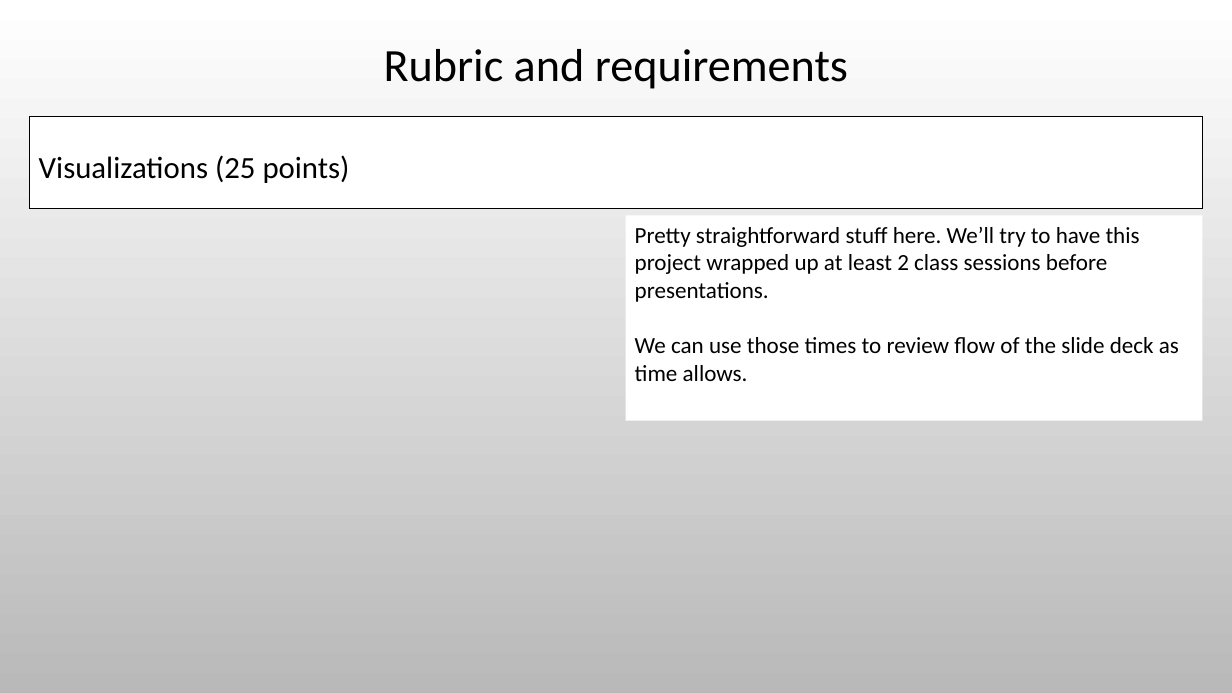
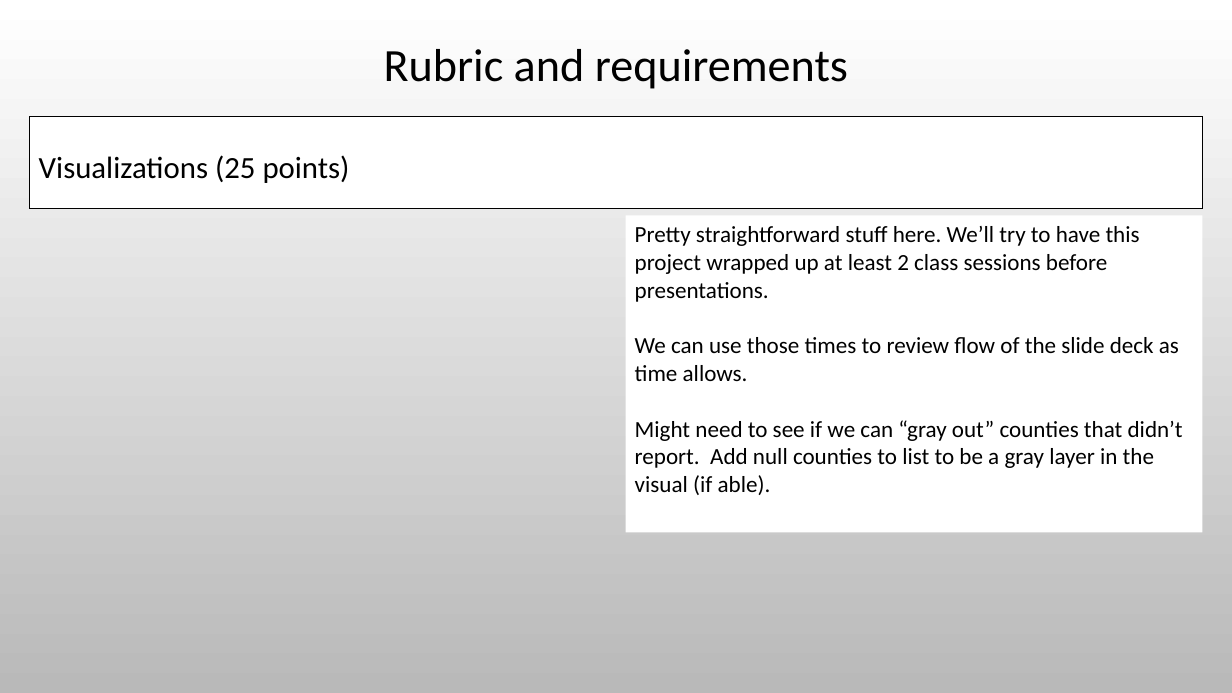
Before and after one commit to Evdawg/Project_3_Mosquito-borne_Diseases, a slide deck: slide 7 of Project_3_outline.pptx (slide 6 before the commit). Drawn at 1232x693 pixels with LibreOffice and Linux fonts; fonts in the diff are those of the drawing; background and template pictures are left out. Boxes give left, top, right and bottom in pixels: in the first picture for what was removed or moved away, otherwise in the second. Text is boxed around its words. In the diff, an @@ line names an element or a change of style, - is before the commit and + after.

```diff
--- a/Project_3_outline.pptx
+++ b/Project_3_outline.pptx
@@ rectangle "Pretty straightforward stuff here. We’ll ...": place and size @@
-rectangle "Pretty straightforward stuff here. We’ll ..." at [626, 215, 1202, 421]
+rectangle "Pretty straightforward stuff here. We’ll ..." at [626, 215, 1202, 532]
@@ text in rectangle at [635, 420, 1183, 495]: paragraph added @@
+Might need to see if we can “gray out” counties that didn’t report. Add null counties to list to be a gray layer in the visual (if able).
```
Also in this commit, not shown: 1 other slide changed, 1 slide added, 1 other file.
